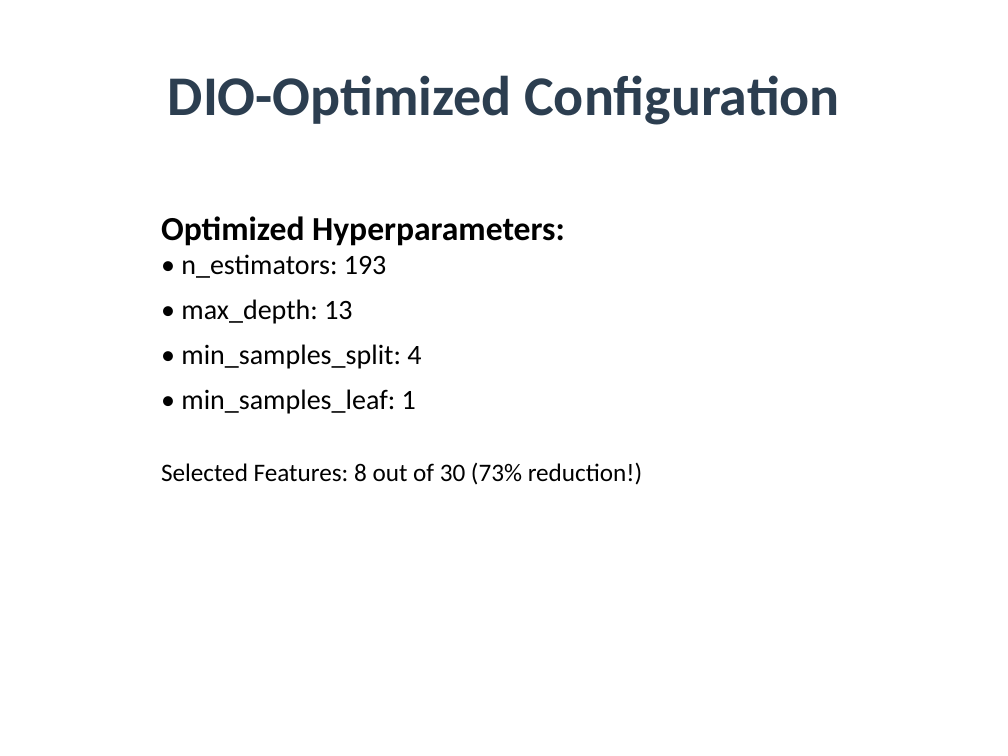
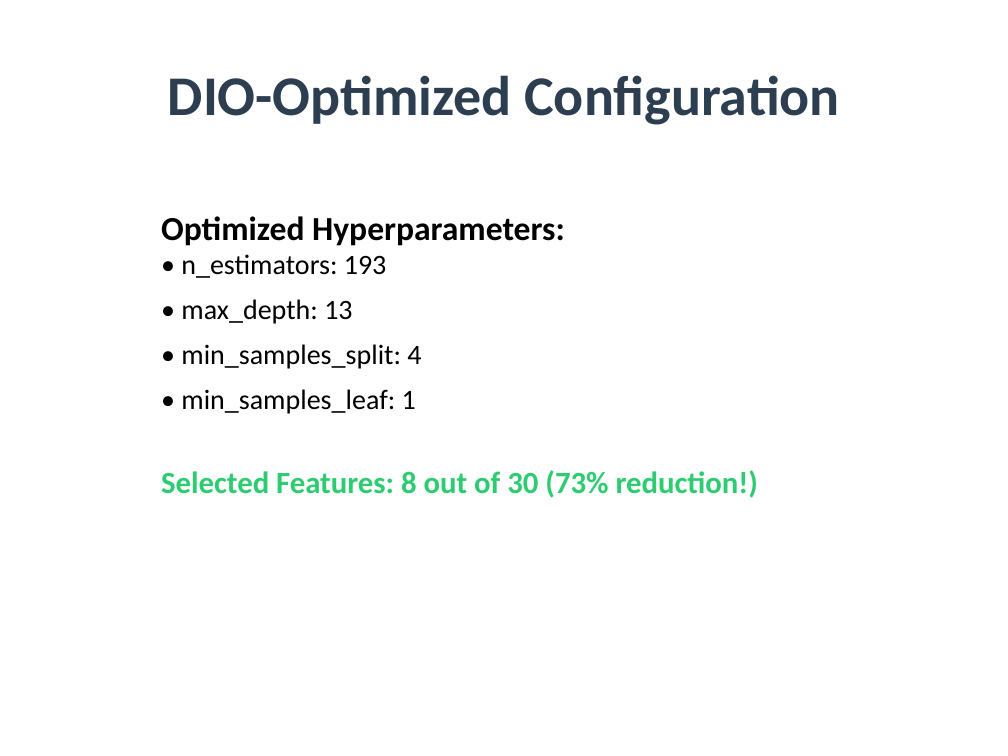
Before and after one commit to amine-dubs/dio-optimization, a slide deck: slide 9 of Presentation/DIO_Research_Presentation.pptx. Drawn at 1008x756 pixels with LibreOffice and Linux fonts; fonts in the diff are those of the drawing. Boxes give left, top, right and bottom in pixels: in the first picture for what was removed or moved away, otherwise in the second. Text is boxed around its words. In the diff, an @@ line names an element or a change of style, - is before the commit and + after.

Commit message:
Add optimization overfitting analysis to report and presentation
- Updated report.tex with new section explaining why DIO-optimized hyperparameters performed worse than defaults
- Identified root cause: single-split optimization (random_state=42) led to meta-overfitting
- Key insight: Feature selection (73% reduction) was the real contribution, NOT hyperparameter tuning
- Updated presentation slides to reflect this critical finding
- Moved CV recommendation to #1 priority in future work
- Enhanced limitations section with detailed explanation of optimization overfitting
- This is scientifically valuable finding - demonstrates importance of CV during optimization

```diff
--- a/Presentation/DIO_Research_Presentation.pptx
+++ b/Presentation/DIO_Research_Presentation.pptx
@@ text at (161, 470, 759, 498): size 18 to 22 pt, text colour #000000 to #2ECC71, bold on in "Selected Features: 8 out of 30 (73% ..." @@
```
Also in this commit, not shown: 8 other slides changed, 1 slide added, 1 slide removed, 3 other files.
